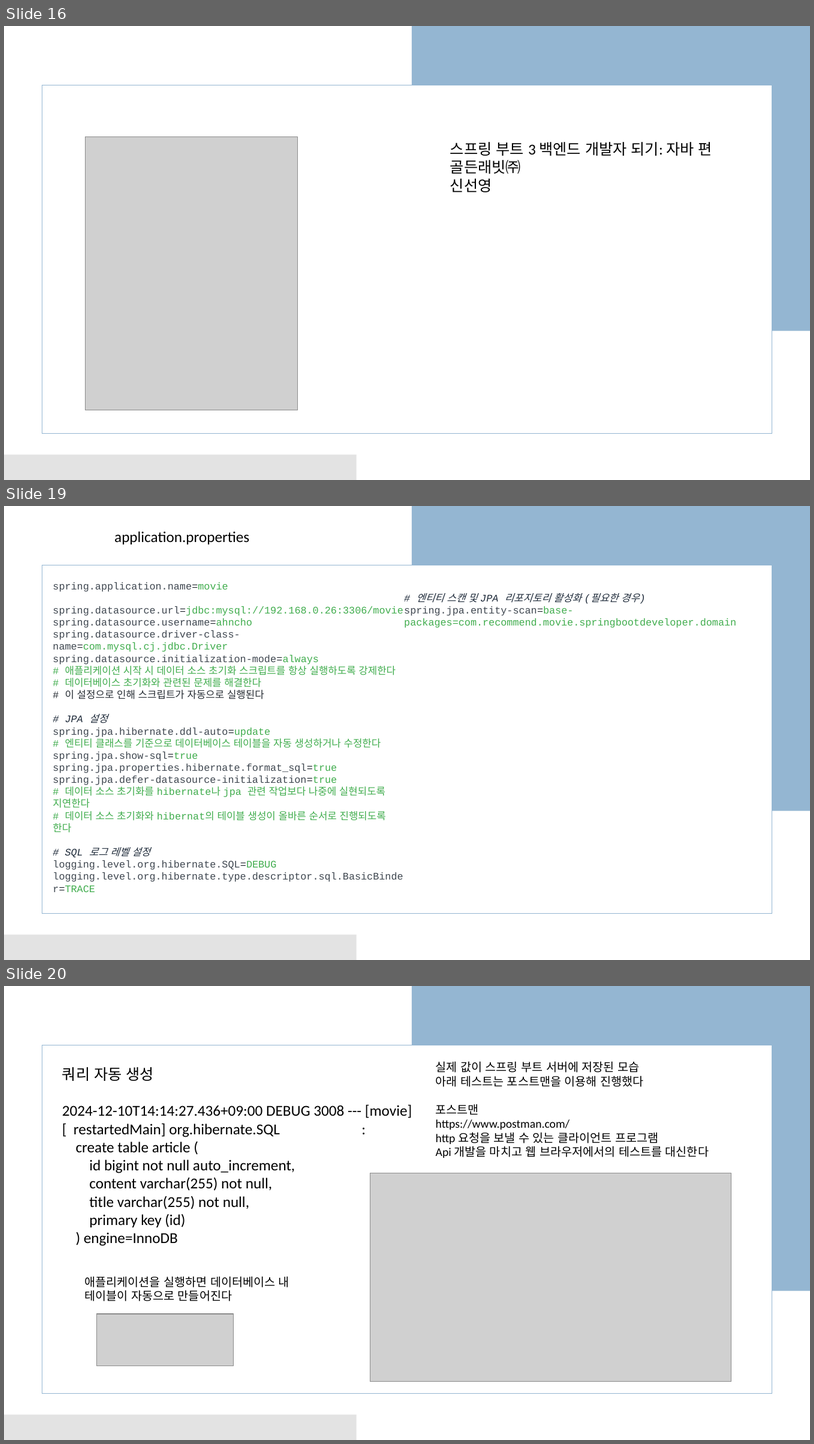
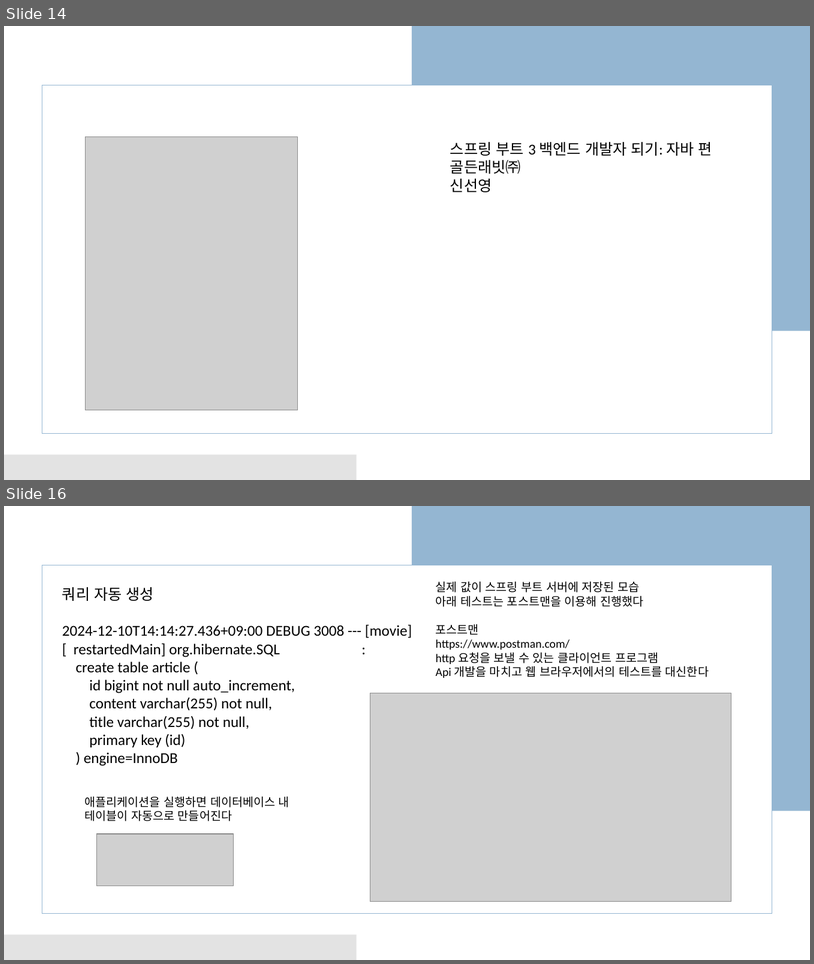
Before and after one commit to business-sixtick/recommend_movie, a slide deck: doc/세종교육_AI프로젝트.pptx. Shown one above the other, each under a label of ours: slides 16, 19 and 20 before the commit, slides 14 and 16 after it; the slides between them are not shown. The pictures are 814x1444 and 814x964 pixels, drawn with LibreOffice and Linux fonts; fonts in the diff are those of the drawing; grey boxes stand for pictures. Boxes give left, top, right and bottom in pixels: in the first picture for what was removed or moved away, otherwise in the second. Text is boxed around its words. In the diff, an @@ line names an element or a change of style, - is before the commit and + after.

```diff
--- a/doc/세종교육_AI프로젝트.pptx
+++ b/doc/세종교육_AI프로젝트.pptx
@@ slide 19 removed at (4,506,810,960), background #FFFFFF; not listed: 3 template elements that a slide beside it also shows @@
@@ text removed at (114,531,249,544) @@
-application.properties
@@ text removed at (53,582,573,892) @@
-spring.application.name=movie
-spring.datasource.url=jdbc:mysql://192.168.0.26:3306/movie
-spring.datasource.username=ahncho
-spring.datasource.driver-class-name=com.mysql.cj.jdbc.Driver
-spring.datasource.initialization-mode=always
-# 애플리케이션 시작 시 데이터 소스 초기화 스크립트를 항상 실행하도록 강제한다
-# 데이터베이스 초기화와 관련된 문제를 해결한다
-# 이 설정으로 인해 스크립트가 자동으로 실행된다
-# JPA 설정
-spring.jpa.hibernate.ddl-auto=update
-# 엔티티 클래스를 기준으로 데이터베이스 테이블을 자동 생성하거나 수정한다
-spring.jpa.show-sql=true
-spring.jpa.properties.hibernate.format_sql=true
-spring.jpa.defer-datasource-initialization=true
-# 데이터 소스 초기화를 hibernate나 jpa 관련 작업보다 나중에 실현되도록 지연한다
-# 데이터 소스 초기화와 hibernat의 테이블 생성이 올바른 순서로 진행되도록 한다
-# SQL 로그 레벨 설정
-logging.level.org.hibernate.SQL=DEBUG
-logging.level.org.hibernate.type.descriptor.sql.BasicBinder=TRACE
-# 엔티티 스캔 및 JPA 리포지토리 활성화 (필요한 경우)
-spring.jpa.entity-scan=base-packages=com.recommend.movie.springbootdeveloper.domain
@@ what was slide 16 is now slide 14 @@
@@ what was slide 20 is now slide 16 @@
```
Also in this commit, not shown: 8 slides changed, 3 slides added, 3 other slides removed.
